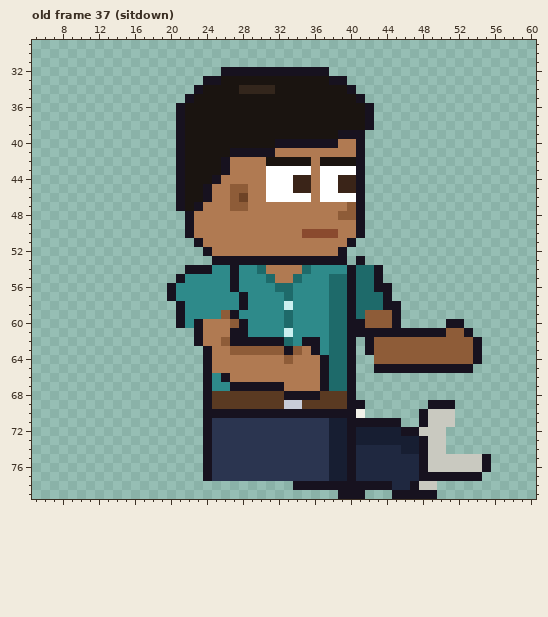
Pixel-art file, stored at sprites/expo/expo_vendh_right_anim.aseprite. The picture above was drawn from the file before the commit.
64x80 pixels, 85 frames. Colours within 5 levels of each other are drawn and written as one. Shown: old frame 37 (sitdown): x 5..60, y 29..79. The commit also changed other frames, which this record leaves out.
After the commit:
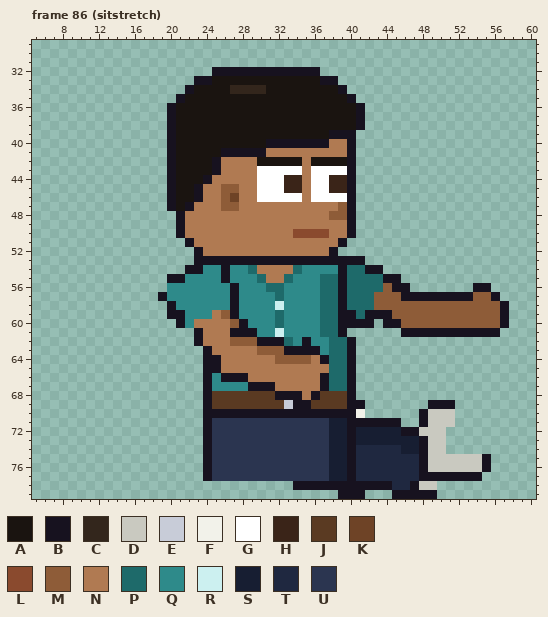
Palette (. is transparent): A #1a1410  B #17121f  C #33261c  D #c9c9c0  E #c8ccd8  F #f2f2ea  G #ffffff  H #3a2418  J #5a3a22  K #6e4326  L #8a4a2e  M #8e5c38  N #b07a52  P #1e6a6a  Q #2e8a8a  R #ccf0f0  S #171e32  T #1f2840  U #2b3550
A new or re-ordered frame is compared with the old frame closest to it.
Diff:
frames 85 -> 123
--- frame 86 (sitstretch) is new; against old frame 37 (sitdown)
@@ x 5..60 @@
 31 ........................................................
-32 .....................BBBBBBBBBBBB.......................
-33 ...................BBAAAAAAAAAAAABB.....................
-34 ..................BAAAACCCCAAAAAAAAB....................
-35 .................BAAAAAAAAAAAAAAAAAAB...................
-36 ................BAAAAAAAAAAAAAAAAAAAAB..................
-37 ................BAAAAAAAAAAAAAAAAAAAAB..................
-38 ................BAAAAAAAAAAAAAAAAAAAAB..................
-39 ................BAAAAAAAAAAAAAAAAABBB...................
-40 ................BAAAAAAAAAABBBBBBBNNB...................
-41 ................BAAAAABBBBBNNNNNNNNNB...................
-42 ................BAAAABNNNNAAAAANAAAAB...................
-43 ................BAAAABNNNNGGGGGNGGGGB...................
-44 ................BAAABNNNNNGGGHHNGGHHB...................
-45 ................BAABNNMMNNGGGHHNGGHHB...................
-46 ................BAABNNMKNNGGGGGNGGGGB...................
-47 ................BABNNNMMNNNNNNNNNNNMB...................
-48 .................BNNNNNNNNNNNNNNNNMMB...................
-49 .................BNNNNNNNNNNNNNNNNNNB...................
-50 .................BNNNNNNNNNNNNLLLLNNB...................
-51 ..................BNNNNNNNNNNNNNNNNB....................
-52 ...................BNNNNNNNNNNNNNNB.....................
-53 ....................BBBBBBBBBBBBBBB.B...................
-54 .................BBBQQBQQPNNNNPQQQQBPPB.................
-55 ................BQQQQQBQQQPNNPQQQPPBPPB.................
-56 ...............BQQQQQQBQQQQPPQQQQPPBPPBB................
-57 ...............BQQQQQQQBQQQQPQQQQPPBPPPB................
-58 ................BQQQQQQBQQQQRQQQQPPBPPPBB...............
-59 ................BQQQQMBQQQQQPQQQQPPBPMMMB...............
-60 ................BQBNNNMBQQQQPQQQQPPBBMMMB.....BB........
-61 ..................BNNNBBQQQQRQQQQPPBBBBBBBBBBBMMB.......
-62 ..................BNNMBBBBBBPQBBQPPB.BMMMMMMMMMMMB......
-63 ...................BNNMMMMMMBMNBQPPB.BMMMMMMMMMMMB......
-64 ...................BNNNNNNNNMNNNBPPB..MMMMMMMMMMMB......
-65 ...................BNNNNNNNNNNNNBPPB..BBBBBBBBBBB.......
-66 ...................BQBNNNNNNNNNNBPPB....................
-67 ...................BQQBBBBBBNNNNBPPB....................
-68 ...................BJJJJJJJJBBBBJJJB....................
-69 ...................BJJJJJJJJEEJJJJJBB.......BBB.........
+32 ....................BBBBBBBBBBBB........................
+33 ..................BBAAAAAAAAAAAABB......................
+34 .................BAAAACCCCAAAAAAAAB.....................
+35 ................BAAAAAAAAAAAAAAAAAAB....................
+36 ...............BAAAAAAAAAAAAAAAAAAAAB...................
+37 ...............BAAAAAAAAAAAAAAAAAAAAB...................
+38 ...............BAAAAAAAAAAAAAAAAAAAAB...................
+39 ...............BAAAAAAAAAAAAAAAAABBB....................
+40 ...............BAAAAAAAAAABBBBBBBNNB....................
+41 ...............BAAAAABBBBBNNNNNNNNNB....................
+42 ...............BAAAABNNNNAAAAANAAAAB....................
+43 ...............BAAAABNNNNGGGGGNGGGGB....................
+44 ...............BAAABNNNNNGGGHHNGGHHB....................
+45 ...............BAABNNMMNNGGGHHNGGHHB....................
+46 ...............BAABNNMKNNGGGGGNGGGGB....................
+47 ...............BABNNNMMNNNNNNNNNNNMB....................
+48 ................BNNNNNNNNNNNNNNNNMMB....................
+49 ................BNNNNNNNNNNNNNNNNNNB....................
+50 ................BNNNNNNNNNNNNLLLLNNB....................
+51 .................BNNNNNNNNNNNNNNNNB.....................
+52 ..................BNNNNNNNNNNNNNNB......................
+53 ..................BBBBBBBBBBBBBBBBBBB...................
+54 .................BBQQBQQPNNNNPQQQQBPPBB.................
+55 ...............BBQQQQBQQQPNNPQQQPPBPPPPBB...............
+56 ...............QQQQQQQBQQQPPQQQQPPBPPPPMBB.......BB.....
+57 ..............BQQQQQQQBQQQQPQQQQPPBPPPMMMBBBBBBBBMMB....
+58 ...............BQQQQQQBQQQQRQQQQPPBPPPMMMMMMMMMMMMMMB...
+59 ...............BBQQQNMBQQQQPQQQQPPBBPBBBMMMMMMMMMMMMB...
+60 ................BQNNNNMBQQQPQQQQPPBBBB.BBMMMMMMMMMMMB...
+61 ..................BNNNBBBQQRQQQQPPB......BBBBBBBBBBB....
+62 ..................BNNNMMMBBBPQBQQPPB....................
+63 ...................BNNNNNMMMBBBBQPPB....................
+64 ...................BBNNNNNNMMMMNBPPB....................
+65 ...................BBNNNNNNNNNNNNPPB....................
+66 ...................BQBBBNNNNNNNNBPPB....................
+67 ...................BQQQQBBBNNNNNBPPB....................
+68 ...................BJJJJJJJBBBNBJJJB....................
+69 ...................BJJJJJJJJEBBJJJJBB.......BBB.........
 70 ...................BBBBBBBBBBBBBBBBBF......BDDD.........
Boxes around the changes in both pictures, in picture pixels (x1, y1, x2, y2):
changed: (158, 67, 509, 409)
